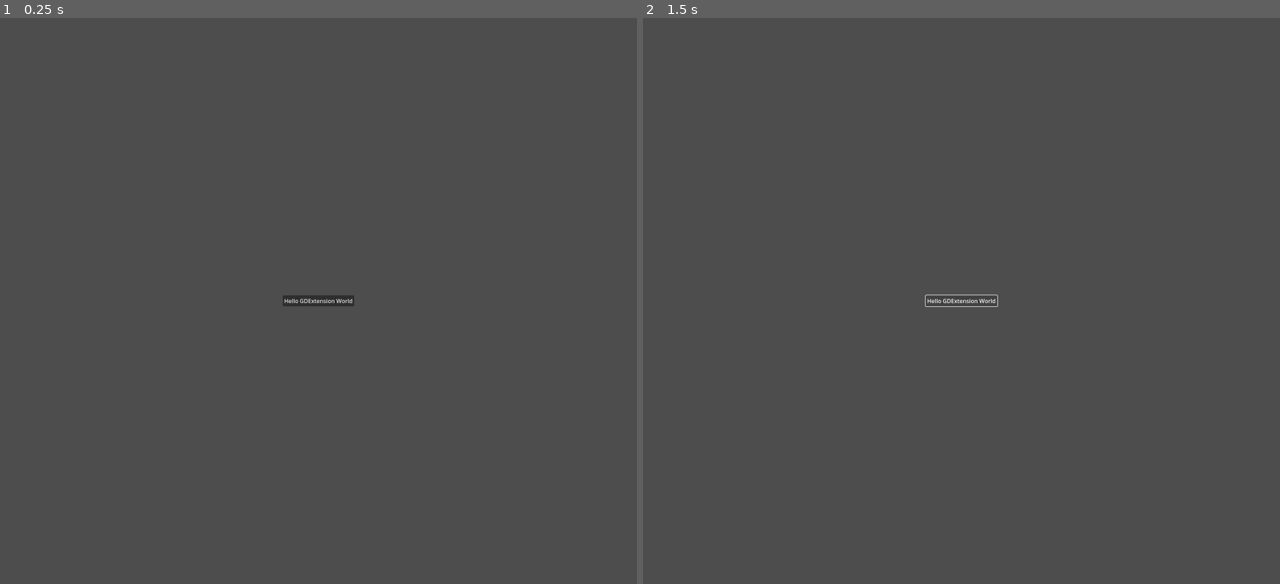
Above: before the commit, frames 1-2 (left to right).
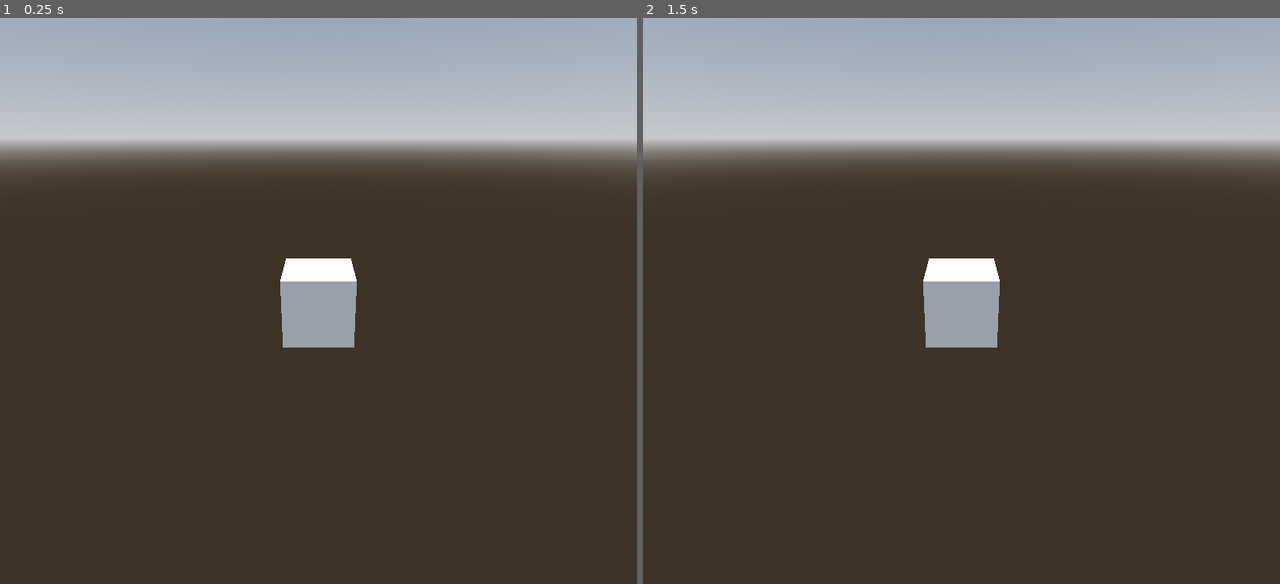
Above: after the commit, the same moments.

Repository: LucaJunge/godot_arcore_plugin
Game: Godot game, scene res://main.tscn
Same seed, same stepped clock (60 frames per second), same inputs: the game is played once before the commit and once after it.
Inputs (mouse positions are in pixels of both pictures, inside the frame that each line leads up to):
- Up to frame 1 (0.25 s): no input
- Up to frame 2 (1.5 s): click (961, 301) at 0.5 s, where only the run before the commit has a clickable "Hello GDExtension World"; click (961, 301) at 1.25 s, where only the run before the commit has a clickable "Hello GDExtension World"

The runs differ from the first frame. In frame 1, 97% of the frame differs, in the area x 0-100%, y 0-100%; in frame 2, 97%.

Commit message:
changes demo scene to a 3d view of a cube, applies hit test results to the cube

Diff:
--- a/plugin/demo/main.gd
+++ b/plugin/demo/main.gd
@@ -1,4 +1,6 @@
-extends CenterContainer
+extends Node3D
+
+@onready var csgMesh: CSGMesh3D = $CSGMesh3D
 
 # TODO: Update to match your plugin's name
 var _plugin_name = "ARCorePlugin"
@@ -10,7 +12,16 @@
 	else:
 		printerr("Couldn't find plugin " + _plugin_name)
 
+	$Camera3D.look_at(Vector3(0, 0, 0))
+
 func _on_Button_pressed():
 	if ARCorePlugin:
 		# TODO: Update to match your plugin's API
 		ARCorePlugin.helloWorld()
+
+func _process(delta):
+	if ARCorePlugin:
+		var hitResultDictionary = ARCorePlugin.getHitResultsArray()
+		csgMesh.position.x = hitResultDictionary["tx"]
+		csgMesh.position.y = hitResultDictionary["ty"]
+		csgMesh.position.z = hitResultDictionary["tz"]
--- a/plugin/demo/main.tscn
+++ b/plugin/demo/main.tscn
@@ -1,17 +1,36 @@
-[gd_scene load_steps=2 format=3 uid="uid://cg3hylang5fxn"]
+[gd_scene load_steps=7 format=3 uid="uid://cg3hylang5fxn"]
 
 [ext_resource type="Script" path="res://main.gd" id="1_j0gfq"]
 
-[node name="Main" type="CenterContainer"]
-anchors_preset = 15
-anchor_right = 1.0
-anchor_bottom = 1.0
-grow_horizontal = 2
-grow_vertical = 2
+[sub_resource type="ProceduralSkyMaterial" id="ProceduralSkyMaterial_f8c6f"]
+sky_horizon_color = Color(0.64625, 0.65575, 0.67075, 1)
+ground_horizon_color = Color(0.64625, 0.65575, 0.67075, 1)
+
+[sub_resource type="Sky" id="Sky_rb1mk"]
+sky_material = SubResource("ProceduralSkyMaterial_f8c6f")
+
+[sub_resource type="Environment" id="Environment_o56th"]
+background_mode = 2
+sky = SubResource("Sky_rb1mk")
+tonemap_mode = 2
+
+[sub_resource type="BoxMesh" id="BoxMesh_1mv4k"]
+
+[sub_resource type="StandardMaterial3D" id="StandardMaterial3D_8irfb"]
+
+[node name="Main" type="Node3D"]
 script = ExtResource("1_j0gfq")
 
-[node name="Button" type="Button" parent="."]
-layout_mode = 2
-text = "Hello GDExtension World"
+[node name="WorldEnvironment" type="WorldEnvironment" parent="."]
+environment = SubResource("Environment_o56th")
 
-[connection signal="pressed" from="Button" to="." method="_on_Button_pressed"]
+[node name="DirectionalLight3D" type="DirectionalLight3D" parent="."]
+transform = Transform3D(-0.866023, -0.433016, 0.250001, 0, 0.499998, 0.866027, -0.500003, 0.749999, -0.43301, 0, 0, 0)
+shadow_enabled = true
+
+[node name="CSGMesh3D" type="CSGMesh3D" parent="."]
+mesh = SubResource("BoxMesh_1mv4k")
+material = SubResource("StandardMaterial3D_8irfb")
+
+[node name="Camera3D" type="Camera3D" parent="."]
+transform = Transform3D(1, 0, 0, 0, 1, 0, 0, 0, 1, 0, 2.20032, 4.98909)
Not shown, changed: plugin/src/main/java/org/godotengine/plugin/android/arcore/ARCorePlugin.kt
